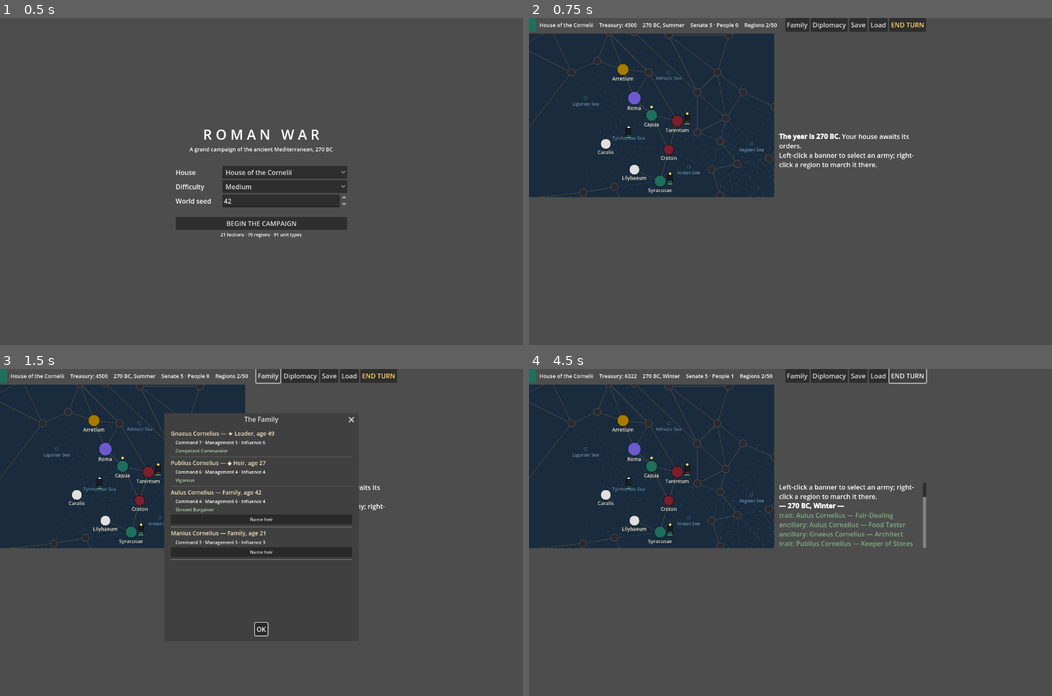
Above: before the commit, frames 1-4 (two rows, left to right).
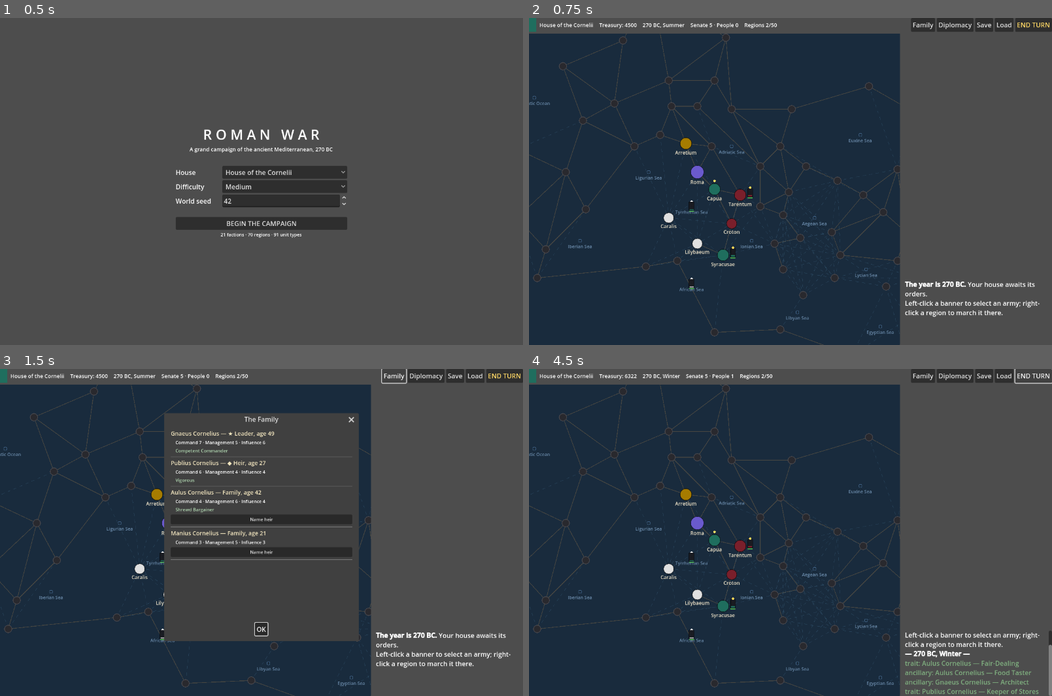
Above: after the commit, the same moments.

Repository: zhynek/Roman-War
Game: Godot game, scene res://src/ui/main.tscn
Two runs of this game, one before a commit and one after it. Both use one fixed random seed, a clock stepped at 60 frames per second and the inputs below.
Inputs:
- Up to frame 1 (0.5 s): no input
- Up to frame 2 (0.75 s): click "BEGIN THE CAMPAIGN" at 0.5 s
- Up to frame 3 (1.5 s): click "Family" at 1.25 s
- Up to frame 4 (4.5 s): click "OK" at 2 s; click "Diplomacy" at 2.75 s; click "OK" at 3.5 s; click "END TURN" at 4.25 s

Frame 1 is identical in both runs. In frame 2, 48% of the frame differs, in the area x 0-100%, y 0-100%; in frame 3, 28%; in frame 4, 49%.

Commit message:
Fix the campaign screen laying out at minimum size in a corner of the window
CampaignScreen set only its anchors to the full-rect preset; the offsets
kept the zero-size rect the control was created with, so the whole UI —
top bar, map, panels, log — was laid out at its minimum size (972x438)
inside the 1280x800 window and the rest stayed blank. Setting anchors AND
offsets makes the screen fill whatever window it is given.

The UI smoke test now asserts the screen fills the window.

Co-Authored-By: Claude Fable 5.1 <noreply@anthropic.com>
Claude-Session: https://claude.ai/code/session_01PfKUs18HneYpWYg32JZxej

Diff:
--- a/src/ui/campaign_screen.gd
+++ b/src/ui/campaign_screen.gd
@@ -33,9 +33,12 @@
 
 
 func _ready() -> void:
-	set_anchors_preset(Control.PRESET_FULL_RECT)
+	# Anchors AND offsets: a preset on anchors alone keeps the zero-size rect
+	# this control was created with, and the whole screen then lays out at
+	# its minimum size in a corner of the window.
+	set_anchors_and_offsets_preset(Control.PRESET_FULL_RECT)
 	var root := VBoxContainer.new()
-	root.set_anchors_preset(Control.PRESET_FULL_RECT)
+	root.set_anchors_and_offsets_preset(Control.PRESET_FULL_RECT)
 	add_child(root)
 
 	root.add_child(_build_top_bar())
--- a/tests/test_ui_smoke.gd
+++ b/tests/test_ui_smoke.gd
@@ -12,6 +12,9 @@
 	tree.root.add_child(screen)
 
 	t.check(screen.map_view != null and screen.region_panel != null, "screen assembled")
+	# The screen must fill the window it is given, not sit at minimum size.
+	t.check(screen.size.x >= tree.root.size.x - 1 and screen.size.y >= tree.root.size.y - 1,
+		"the campaign screen fills the window (got %s of %s)" % [screen.size, tree.root.size])
 	t.check(screen.top_labels["treasury"].text.contains("Treasury"), "treasury shown")
 	t.check(screen.top_labels["senate"].text.contains("Senate"), "roman house sees standings")
 
